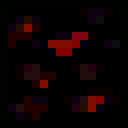
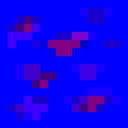
Two versions of the same layered image (w=128, h=128). Layer-by-layer changes:
"mid" (1st of 3): opacity 20% → 25%, painted on it over [8, 16, 96, 120]
painted on "low" (1st of 2) over [8, 8, 120, 120]
hid "border", opacity 1% → 2%, painted on it over [0, 0, 128, 128]
hid "hi" (2nd of 3), opacity 5% → 1%, painted on it over [16, 16, 120, 112]
hid "mid" (2nd of 3), opacity 2% → 1%, painted on it over [16, 24, 104, 112]
hid "low" (2nd of 2), painted on it over [8, 8, 120, 120]
removed layer "e_base" over [0, 0, 128, 128]
painted on "mid" (3rd of 3) over [8, 8, 120, 120]
painted on "lo" over [32, 40, 96, 80]
painted on "r_base" over [0, 0, 128, 128]
renamed "m_base" to "Layer 1", hid it, moved it below ":: END R ::", painted on it over [0, 0, 128, 128]
